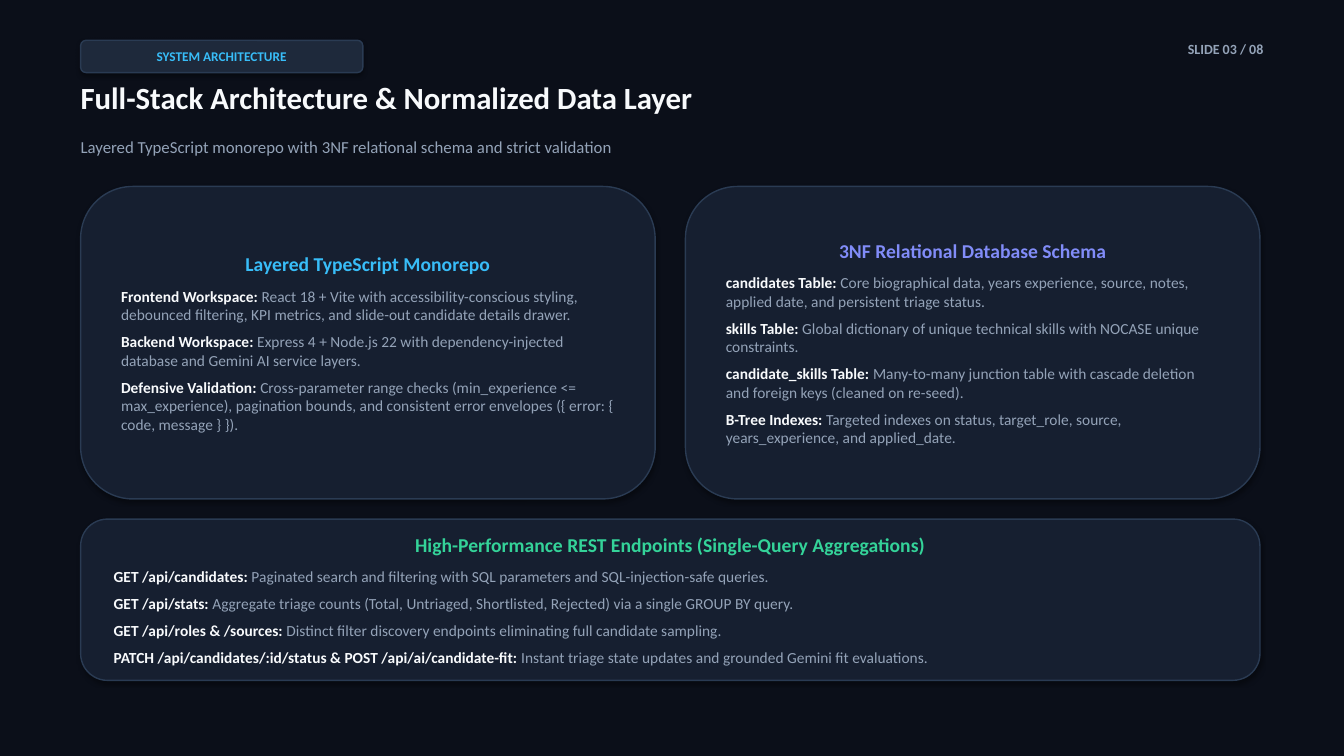
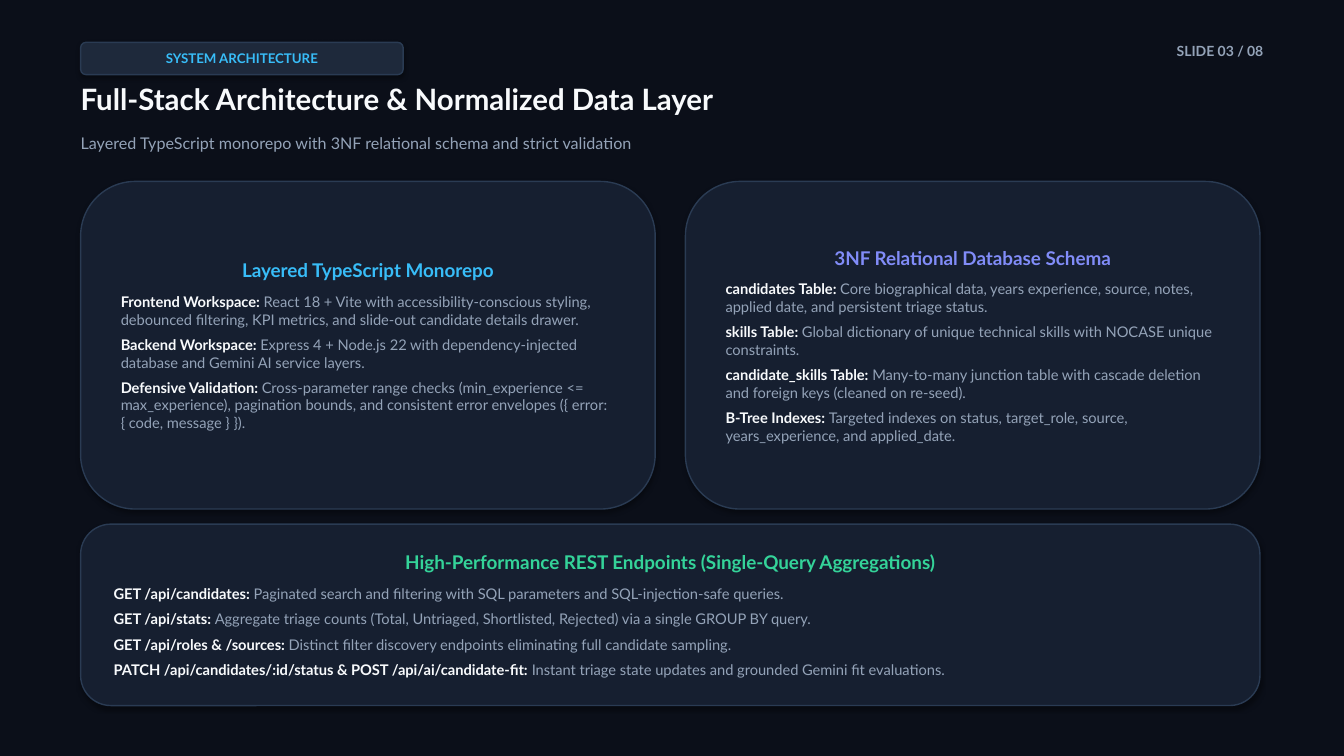
Before and after one commit to Gowtham20065/gccx-candidate-triage, a slide deck: slide 3 of docs/gccx-candidate-triage-presentation.pptx. Drawn at 1344x756 pixels with LibreOffice and Linux fonts; fonts in the diff are those of the drawing. Boxes give left, top, right and bottom in pixels: in the first picture for what was removed or moved away, otherwise in the second. Text is boxed around its words. In the diff, an @@ line names an element or a change of style, - is before the commit and + after.

Commit message:
fix(docs): format and structure PowerPoint presentation geometry and typography

```diff
--- a/docs/gccx-candidate-triage-presentation.pptx
+++ b/docs/gccx-candidate-triage-presentation.pptx
@@ rounded rectangle "SYSTEM ARCHITECTURE": place and size @@
-rounded rectangle "SYSTEM ARCHITECTURE" at [81, 40, 363, 73]
+rounded rectangle "SYSTEM ARCHITECTURE" at [81, 42, 403, 75]
@@ rounded rectangle "SYSTEM ARCHITECTURE" at [81, 42, 403, 75]: font Calibri to Lato @@
@@ text "SLIDE 03 / 08" at [1177, 46, 1263, 56]: font Calibri to Lato @@
@@ text "SLIDE 03 / 08": place and size @@
-text "SLIDE 03 / 08" at [1188, 44, 1263, 54]
+text "SLIDE 03 / 08" at [1177, 46, 1263, 56]
@@ text "Full-Stack Architecture & Normalized Data ..." at [81, 88, 713, 115]: size 22 to 21 pt, font Calibri to Lato @@
@@ text "Layered TypeScript monorepo with 3NF ..." at [81, 137, 632, 152]: size 12 to 11.5 pt, font Calibri to Lato @@
@@ rounded rectangle "Layered TypeScript Monorepo": place and size @@
-rounded rectangle "Layered TypeScript Monorepo" at [81, 187, 655, 499]
+rounded rectangle "Layered TypeScript Monorepo" at [81, 181, 655, 509]
@@ rounded rectangle "Layered TypeScript Monorepo" at [81, 181, 655, 509]: size 14 to 13.5 pt in "Layered TypeScript Monorepo"; font Calibri to Lato, size 11 to 10.5 pt @@
@@ rounded rectangle "3NF Relational Database Schema": place and size @@
-rounded rectangle "3NF Relational Database Schema" at [686, 187, 1260, 499]
+rounded rectangle "3NF Relational Database Schema" at [686, 181, 1260, 509]
@@ rounded rectangle "3NF Relational Database Schema" at [686, 181, 1260, 509]: size 14 to 13.5 pt in "3NF Relational Database Schema"; font Calibri to Lato, size 11 to 10.5 pt @@
@@ rounded rectangle "High-Performance REST Endpoints (Single-Query Aggregations)": place and size @@
-rounded rectangle "High-Performance REST Endpoints (Single-Query Aggregations)" at [81, 519, 1260, 681]
+rounded rectangle "High-Performance REST Endpoints (Single-Query Aggregations)" at [81, 524, 1260, 706]
@@ rounded rectangle "High-Performance REST Endpoints (Single-Query Aggregations)" at [81, 524, 1260, 706]: size 14 to 13.5 pt in "High-Performance REST Endpoints (Single-Query Aggregations)"; font Calibri to Lato; size 11 to 10.5 pt in "GET /api/candidates: Paginated search and filtering with ...", "GET /api/stats: Aggregate triage counts (Total, Untriaged, ...", "GET /api/roles & /sources: Distinct filter discovery ...", "PATCH /api/candidates/:id/status & POST /api/ai/candidate-fi ..." @@
```
Also in this commit, not shown: 7 other slides changed, 1 other file.
